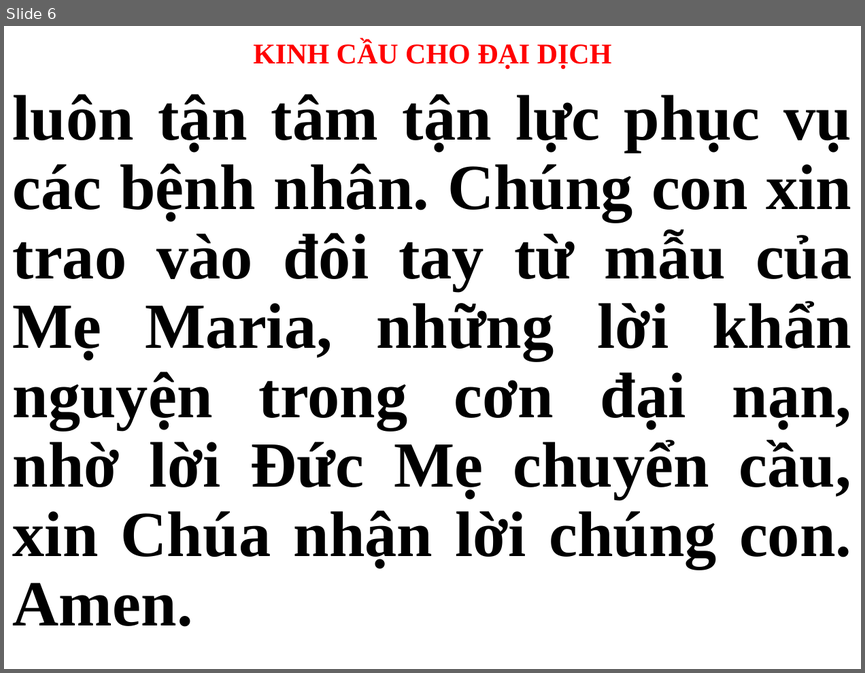
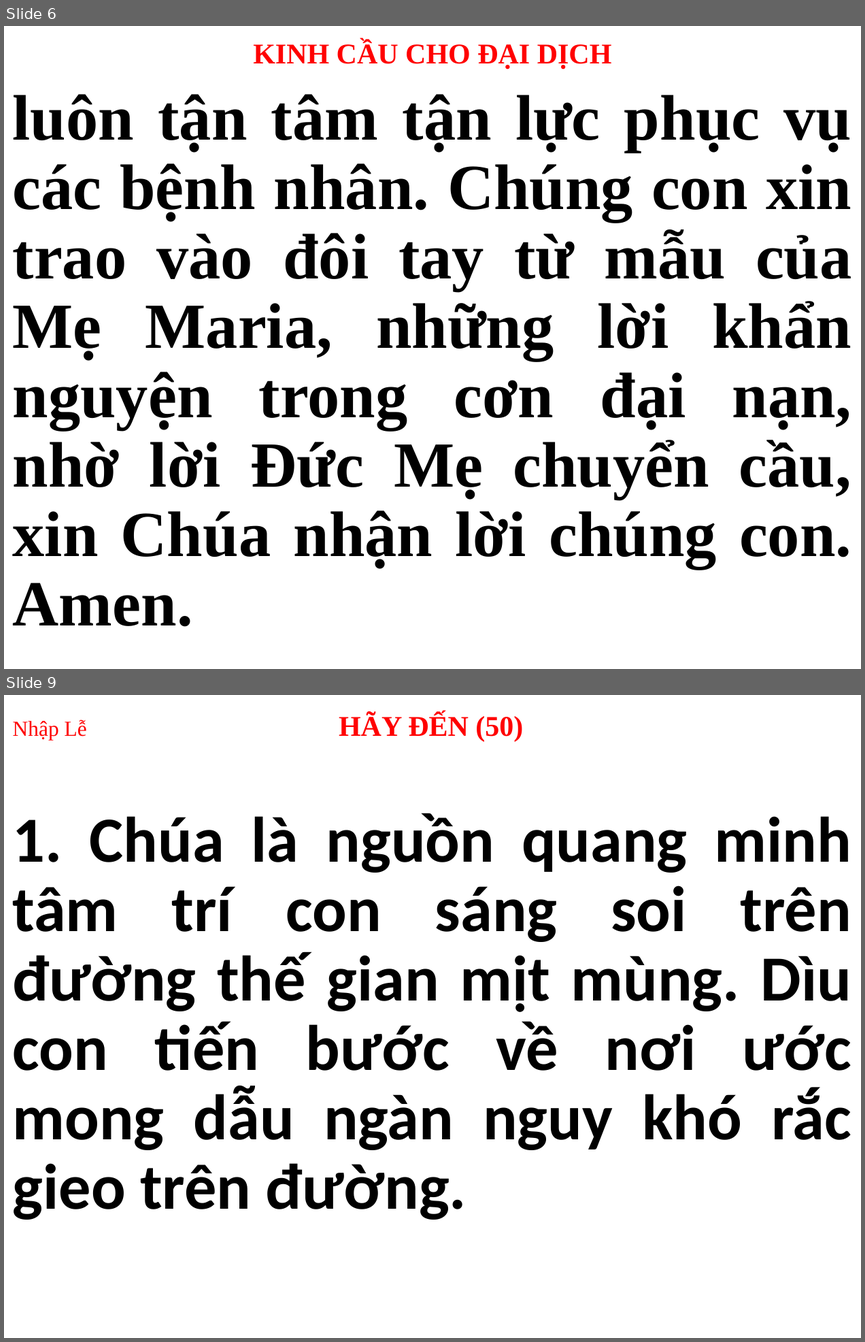
Before and after one commit to peteranh99/usb-songs, a slide deck: Thứ 5.pptx. Shown one above the other, each under a label of ours: slide 6 before the commit, slides 6 and 9 after it; the slides between them are not shown. The pictures are 865x673 and 865x1342 pixels, drawn with LibreOffice and Linux fonts; fonts in the diff are those of the drawing. Boxes give left, top, right and bottom in pixels: in the first picture for what was removed or moved away, otherwise in the second. Text is boxed around its words. In the diff, an @@ line names an element or a change of style, - is before the commit and + after.

```diff
--- a/Thứ 5.pptx
+++ b/Thứ 5.pptx
@@ slide 9 added at (x1=4, y1=695, x2=861, y2=1338), background #FFFFFF @@
@@ title added at (x1=13, y1=713, x2=523, y2=742), 24 pt, text #FF0000, bold @@
+Nhập Lễ HÃY ĐẾN (50)
@@ subtitle added at (x1=13, y1=813, x2=851, y2=1219), 54 pt, text #000000, bold @@
+1. Chúa là nguồn quang minh tâm trí con sáng soi trên đường thế gian mịt mùng. Dìu con tiến bước về nơi ước mong dẫu ngàn nguy khó rắc gieo trên đường.
```
Also in this commit, not shown: 3 slides changed, 15 other slides added, 20 slides removed, 13 other files.
